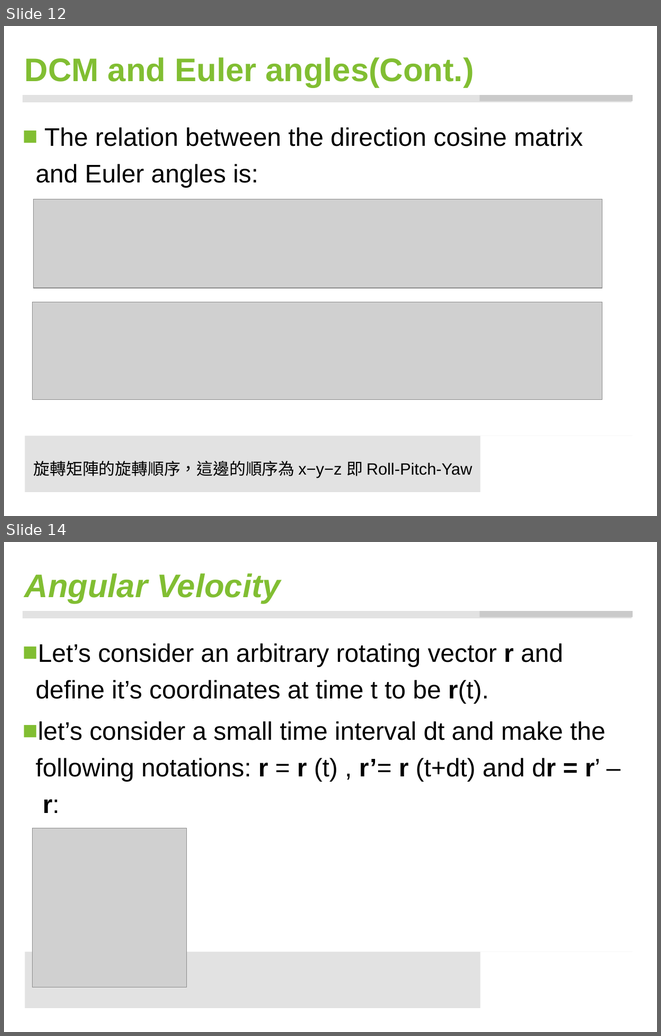
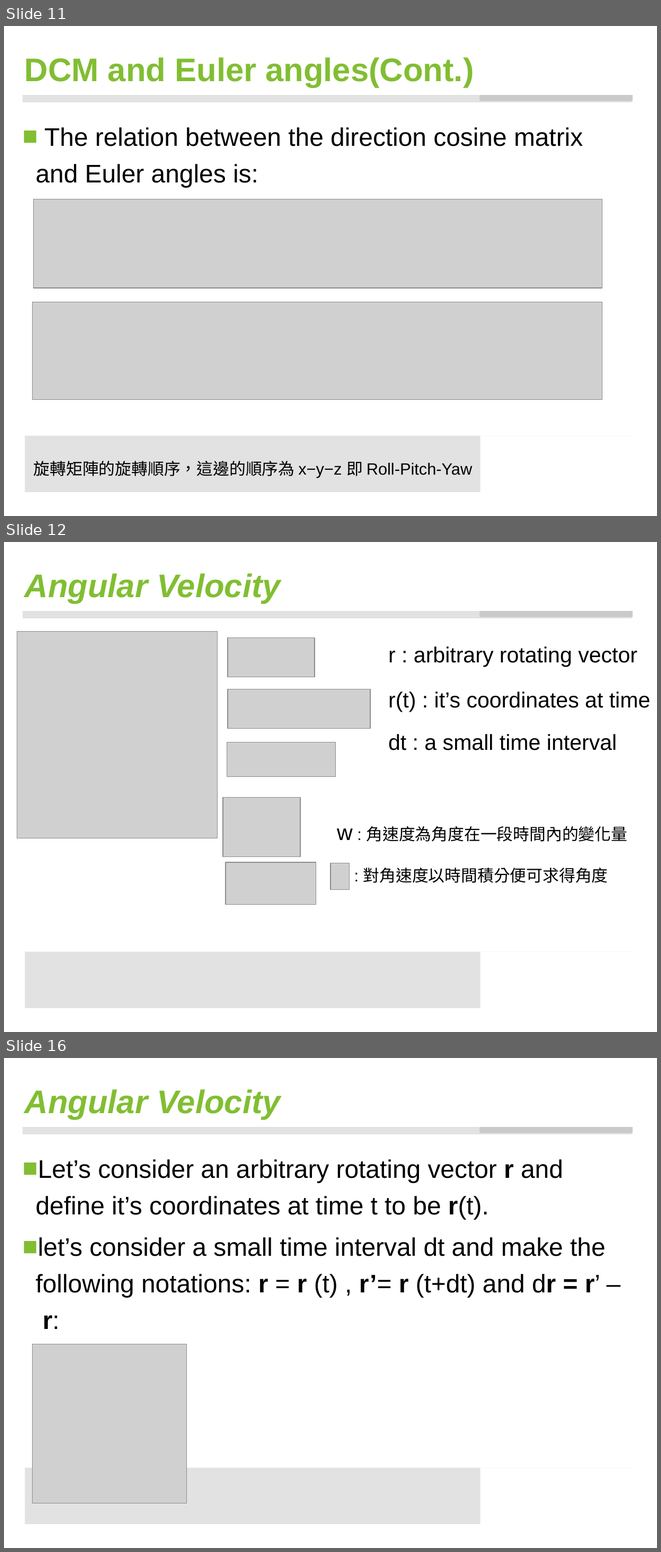
Before and after one commit to ccccjason/VR, a slide deck: data/my_dcm/DCM.pptx. Shown one above the other, each under a label of ours: slides 12 and 14 before the commit, slides 11, 12 and 16 after it; the slides between them are not shown. The pictures are 661x1036 and 661x1552 pixels, drawn with LibreOffice and Linux fonts; fonts in the diff are those of the drawing; grey boxes stand for pictures; background and template pictures are left out. Boxes give left, top, right and bottom in pixels: in the first picture for what was removed or moved away, otherwise in the second. Text is boxed around its words. In the diff, an @@ line names an element or a change of style, - is before the commit and + after.

```diff
--- a/data/my_dcm/DCM.pptx
+++ b/data/my_dcm/DCM.pptx
@@ slide 12 added at box(4, 542, 657, 1032), background #FFFFFF; not listed: 4 template elements that a slide beside it also shows @@
@@ title added at box(25, 573, 281, 603), 36 pt, text #81BE32, bold, italic @@
+Angular Velocity
@@ picture added at box(17, 632, 218, 838) @@
@@ picture added at box(228, 638, 315, 677) @@
@@ text added at box(388, 646, 637, 667), 24 pt, text #000000 @@
+r : arbitrary rotating vector
@@ picture added at box(228, 689, 370, 728) @@
@@ text added at box(388, 691, 651, 712), 24 pt, text #000000 @@
+r(t) : it’s coordinates at time
@@ picture added at box(227, 742, 336, 777) @@
@@ text added at box(388, 734, 617, 750), 24 pt, text #000000 @@
+dt : a small time interval
@@ picture added at box(223, 797, 300, 857) @@
@@ text added at box(337, 826, 627, 841), 18 pt, text #000000 @@
+w : 角速度為角度在一段時間內的變化量
@@ picture added at box(226, 862, 316, 905) @@
@@ picture added at box(330, 863, 350, 889) @@
@@ text added at box(363, 867, 608, 883), 18 pt, text #000000 @@
+: 對角速度以時間積分便可求得角度
@@ what was slide 12 is now slide 11 @@
@@ what was slide 14 is now slide 16 @@
```
Also in this commit, not shown: 2 slides changed, 3 other slides added, 2 slides removed.
